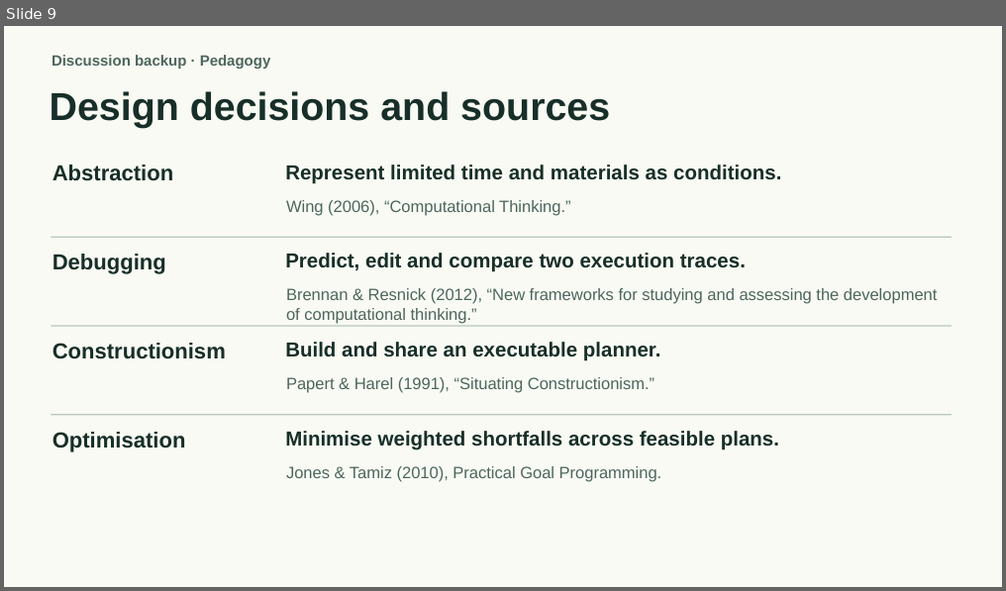
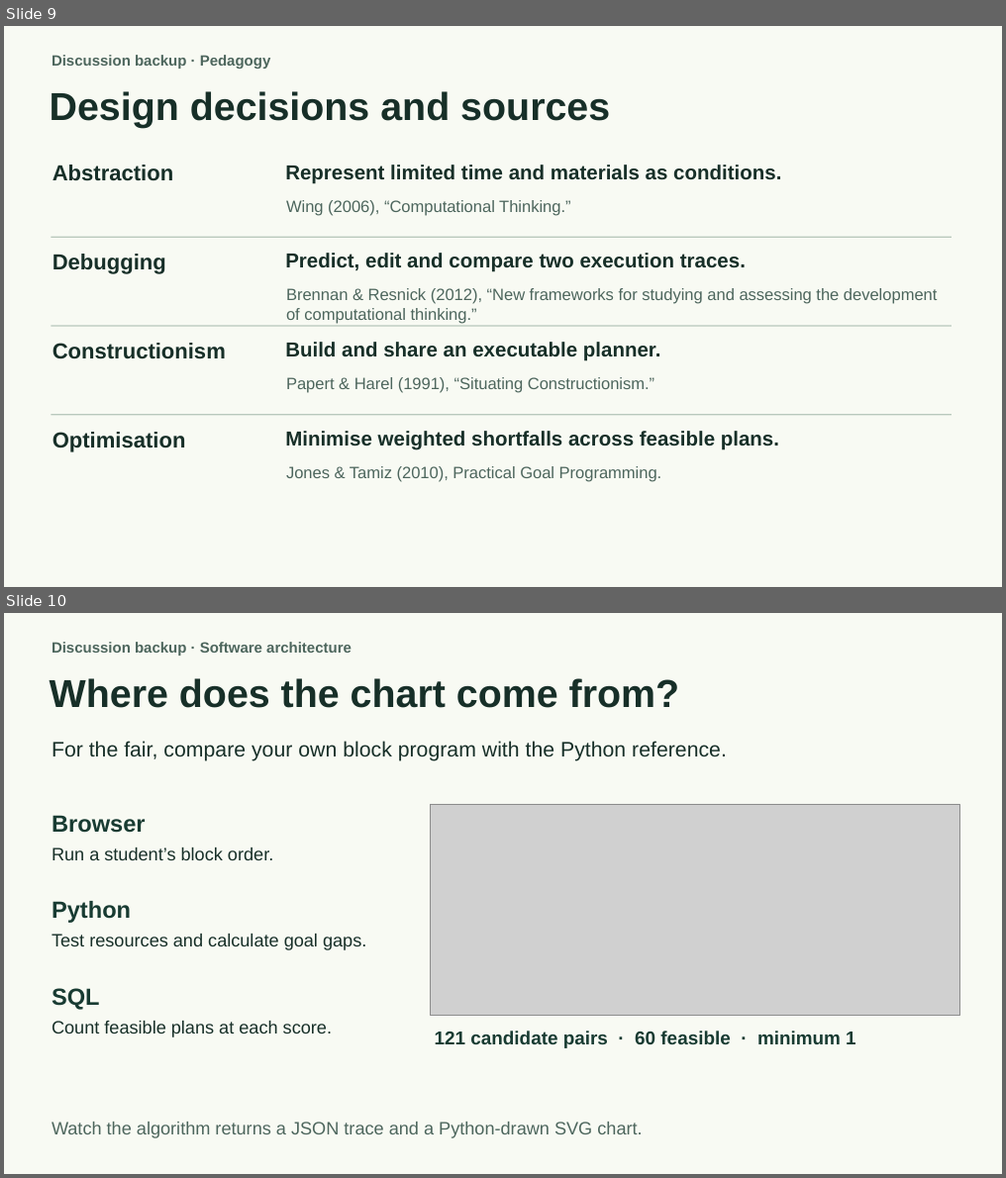
Before and after one commit to OpalliaHub/eco-quest-goal-programming, a slide deck: classroom/eco-quest-presentation.pptx. Shown one above the other, each under a label of ours: slide 9 before the commit, slides 9 and 10 after it. The pictures are 1006x591 and 1006x1178 pixels, drawn with LibreOffice and Linux fonts; fonts in the diff are those of the drawing; grey boxes stand for pictures. Boxes give left, top, right and bottom in pixels: in the first picture for what was removed or moved away, otherwise in the second. Text is boxed around its words. In the diff, an @@ line names an element or a change of style, - is before the commit and + after.

```diff
--- a/classroom/eco-quest-presentation.pptx
+++ b/classroom/eco-quest-presentation.pptx
@@ slide 10 added at [4, 613, 1002, 1174], background #F8FAF3 @@
@@ text added at [52, 642, 351, 656], 14.2 pt, text #4D665D, bold @@
+Discussion backup · Software architecture
@@ text added at [50, 678, 680, 708], 37.5 pt, text #172F28, bold @@
+Where does the chart come from?
@@ text added at [52, 741, 727, 761], 20.2 pt, text #172F28 @@
+For the fair, compare your own block program with the Python reference.
@@ text added at [52, 815, 146, 833], 22.5 pt, text #183B32, bold @@
+Browser
@@ picture added at [430, 804, 960, 1015] @@
@@ text added at [52, 848, 273, 861], 17.2 pt, text #172F28 @@
+Run a student’s block order.
@@ text added at [52, 901, 131, 923], 22.5 pt, text #183B32, bold @@
+Python
@@ text added at [52, 934, 366, 951], 17.2 pt, text #172F28 @@
+Test resources and calculate goal gaps.
@@ text added at [52, 988, 100, 1010], 22.5 pt, text #183B32, bold @@
+SQL
@@ text added at [52, 1021, 332, 1038], 17.2 pt, text #172F28 @@
+Count feasible plans at each score.
@@ text added at [435, 1031, 856, 1049], 18 pt, text #183B32, bold @@
+121 candidate pairs · 60 feasible · minimum 1
@@ text added at [52, 1122, 642, 1139], 17.2 pt, text #4D665D @@
+Watch the algorithm returns a JSON trace and a Python-drawn SVG chart.
```
Also in this commit, not shown: 1 slide removed, 16 other files.
